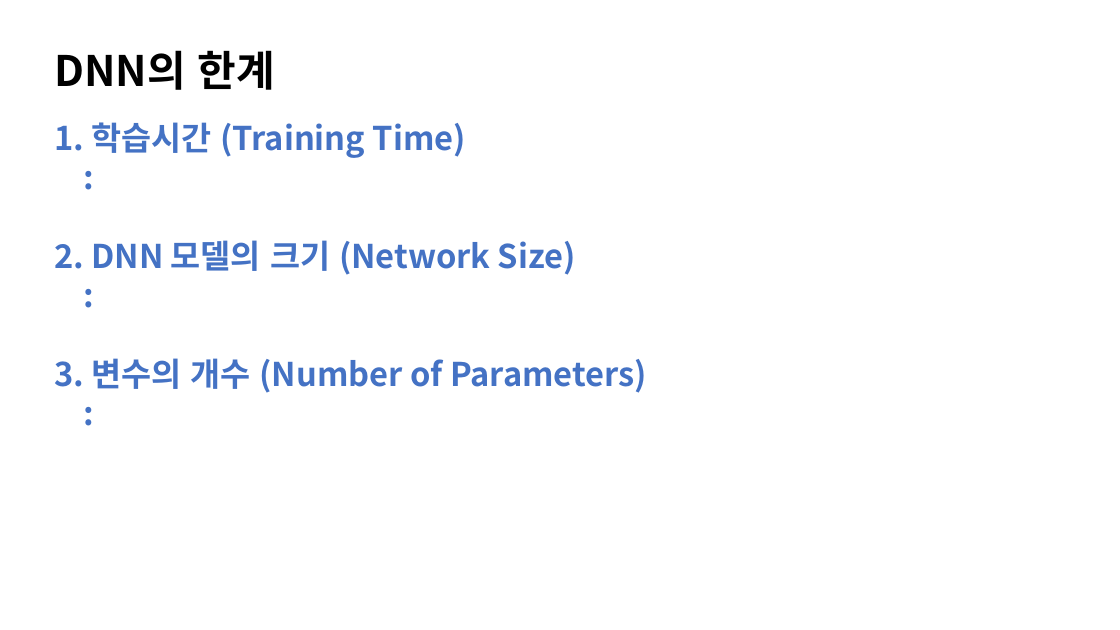
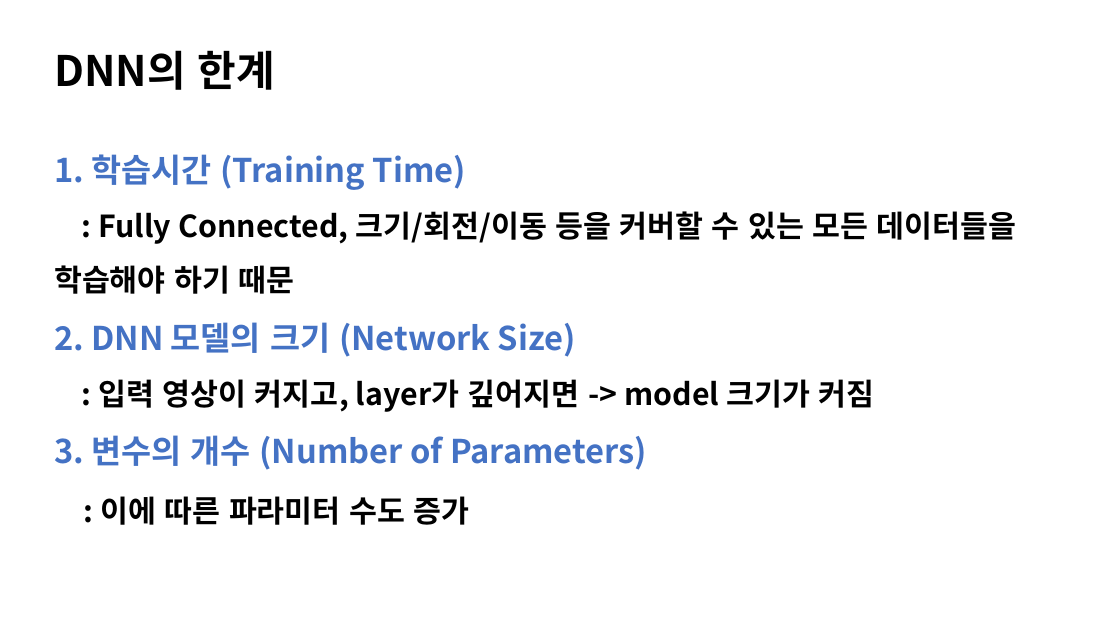
Before and after one commit to park-jiha/2022_1st_AI_practical_course, a slide deck: slide 7 of CNN_ppt.pptx. Drawn at 1120x630 pixels with LibreOffice and Linux fonts; fonts in the diff are those of the drawing. Boxes give left, top, right and bottom in pixels: in the first picture for what was removed or moved away, otherwise in the second. Text is boxed around its words. In the diff, an @@ line names an element or a change of style, - is before the commit and + after.

```diff
--- a/CNN_ppt.pptx
+++ b/CNN_ppt.pptx
@@ text "1. 학습시간 (Training Time)": place and size @@
-text "1. 학습시간 (Training Time)" at (54,122,647,393)
+text "1. 학습시간 (Training Time)" at (54,154,1016,525)
@@ text at (54,154,647,470): line spacing 1 to 1.5 @@
@@ text at (54,211,1016,294): text changed; size 28 to 26 pt; text colour #4472C4 to #000000 @@
-:
+: Fully Connected, 크기/회전/이동 등을 커버할 수 있는 모든 데이터들을 학습해야 하기 때문
@@ text at (98,379,874,412): text changed; size 28 to 26 pt; text colour #4472C4 to #000000 @@
-:
+: 입력 영상이 커지고, layer가 깊어지면 -> model 크기가 커짐
@@ text at (101,496,469,525): text changed; size 28 to 26 pt; text colour #4472C4 to #000000 @@
-:
+: 이에 따른 파라미터 수도 증가
```
Also in this commit, not shown: 4 other slides changed, 11 slides added.
